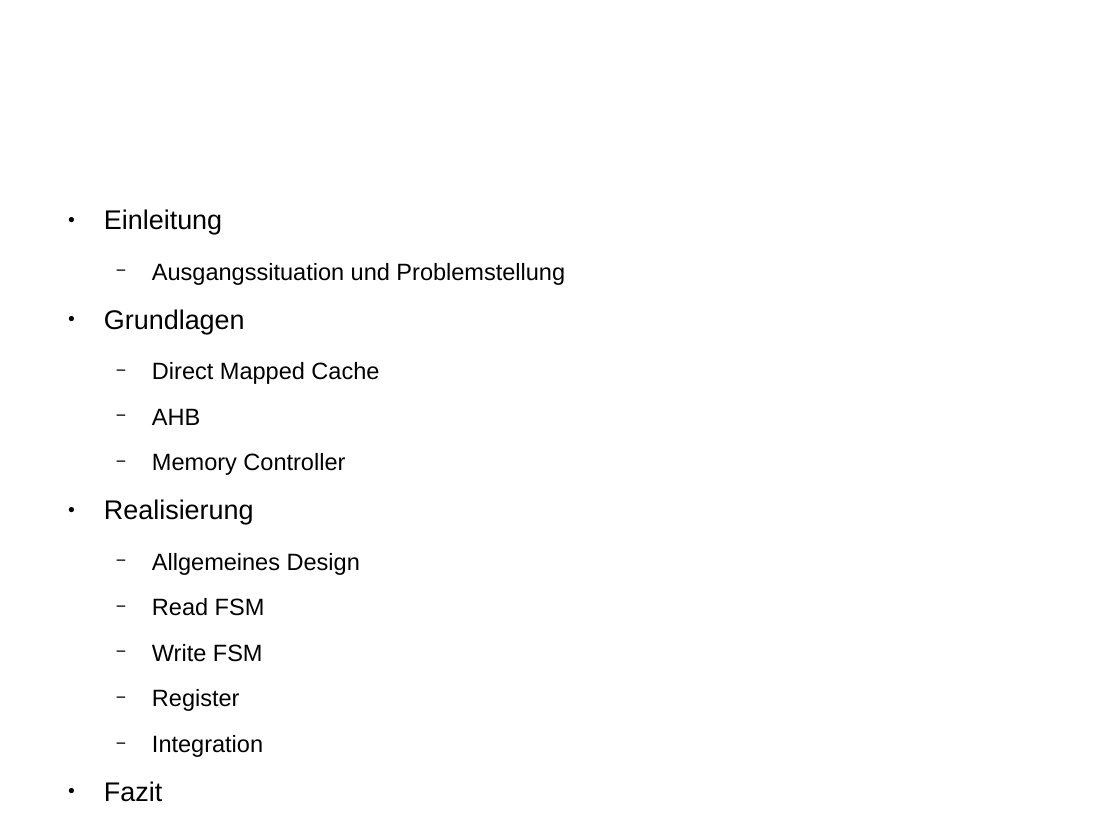
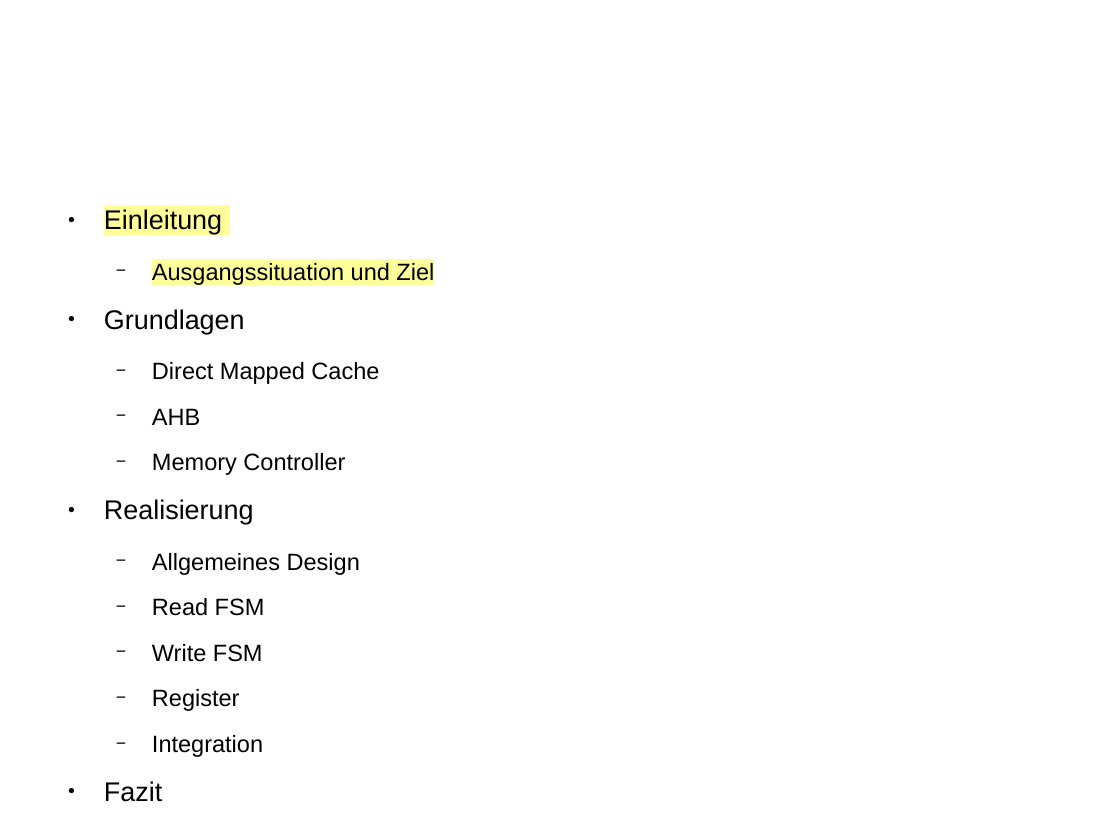
Before and after one commit to mox-mox/res, a slide deck: slide 2 of project/res-presentation.odp. Drawn at 1120x840 pixels with LibreOffice and Linux fonts; fonts in the diff are those of the drawing; background and template pictures are left out. Boxes give left, top, right and bottom in pixels: in the first picture for what was removed or moved away, otherwise in the second. Text is boxed around its words. In the diff, an @@ line names an element or a change of style, - is before the commit and + after.

```diff
--- a/project/res-presentation.odp
+++ b/project/res-presentation.odp
@@ text at box(104, 209, 222, 234): highlight none to #FFFF99 in "Einleitung" @@
@@ text at box(152, 263, 434, 285): text changed @@
-  − Ausgangssituation und Problemstellung
+  − Ausgangssituation und Ziel
```
Also in this commit, not shown: 8 other slides changed, 1 other file.
